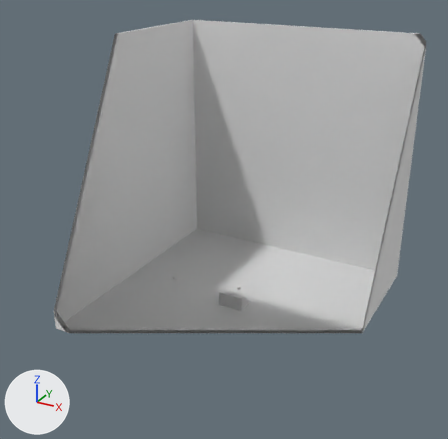
The OBJ model static/models/scene.obj: old version first, new version second.
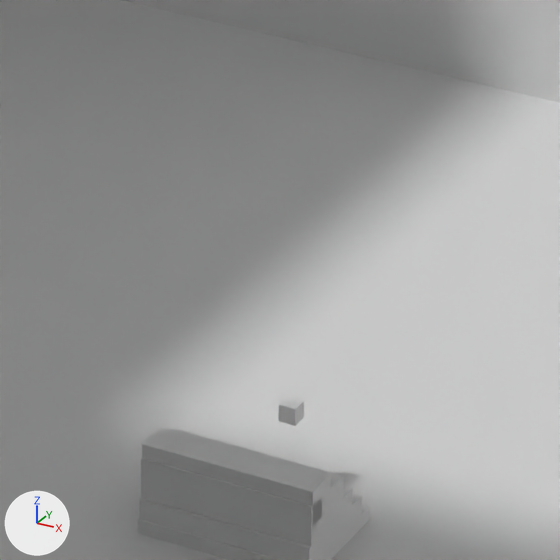
The first picture shows the older version from a camera (50 mm lens) standing at (196.4, -381.9, 258.1) and looking at (-5.3, -15.1, 74.8). The close-ups show both versions on the part from 45% to 61% of the width and 53% to 70% of the height of that picture; other places that the commit changed are outside them. The lights are fixed; the arrows at lower left show +X, +Y and +Z. Everything nearer to the camera than a plane just in front of the edit is cut away. Materials are left out; every surface is plain grey. Where no turn or scale is listed for an object, it has been applied to the vertices.

The first close-up shows 'DCCube-0,0,0', 'FCGround-0,0,0', 'FCGround3-90,0,0', 'FMStair-90,0,0'.
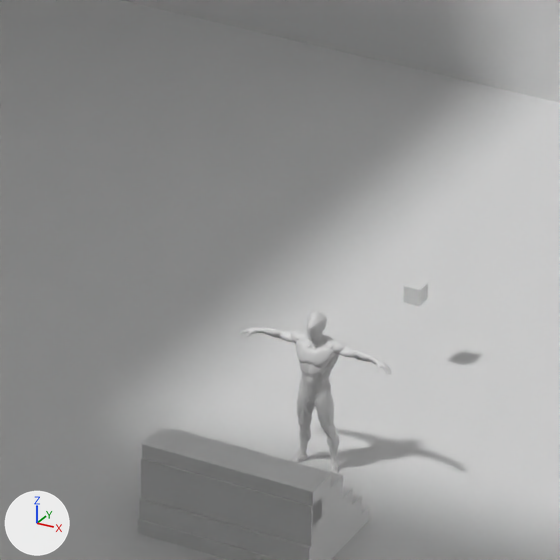
Changed parts and their boxes [x1, y1, x2, y2] in the close-ups (560 x 560 px):
'DCPlayer-0,0,0', reshaped (not visible before): after [240, 312, 391, 474]
'DCCube-0,0,0', mesh moved: before [278, 396, 304, 426]; after [404, 279, 428, 306]
part 2 of me_dcplayer_0_0_0, added: after [240, 312, 391, 474]

The edits, one by one:
me_dccube_0_0_0 has 8 vertices, 6 faces and spans x -1.0..1.0, y -1.0..1.0, z 9.75..11.75.
me_dccube_0_0_0 is used by ob_dccube_0_0_0; location (0.0, 0.0, 0.0).
me_dccube_0_0_0 part 1: the whole mesh is moved by (0.0, 29.79, 0.0).
me_dcplayer_0_0_0 is used by ob_dcplayer_0_0_0; location (0.0, 0.0, 0.0).
me_dcplayer_0_0_0 had 8 vertices, 6 faces and spanned x -62.17..-60.17, y -1.0..1.0, z 2.97..4.97.
me_dcplayer_0_0_0 now has 23243 vertices, 23323 faces and spans x -8.96..8.96, y 3.85..7.3, z 0.9..19.87.
me_dcplayer_0_0_0 part 2: 23243 vertices added at x -8.96..8.96, y 3.85..7.3, z 0.9..19.87.
me_dcplayer_0_0_0 part 3: the surface is now shaded smooth.
